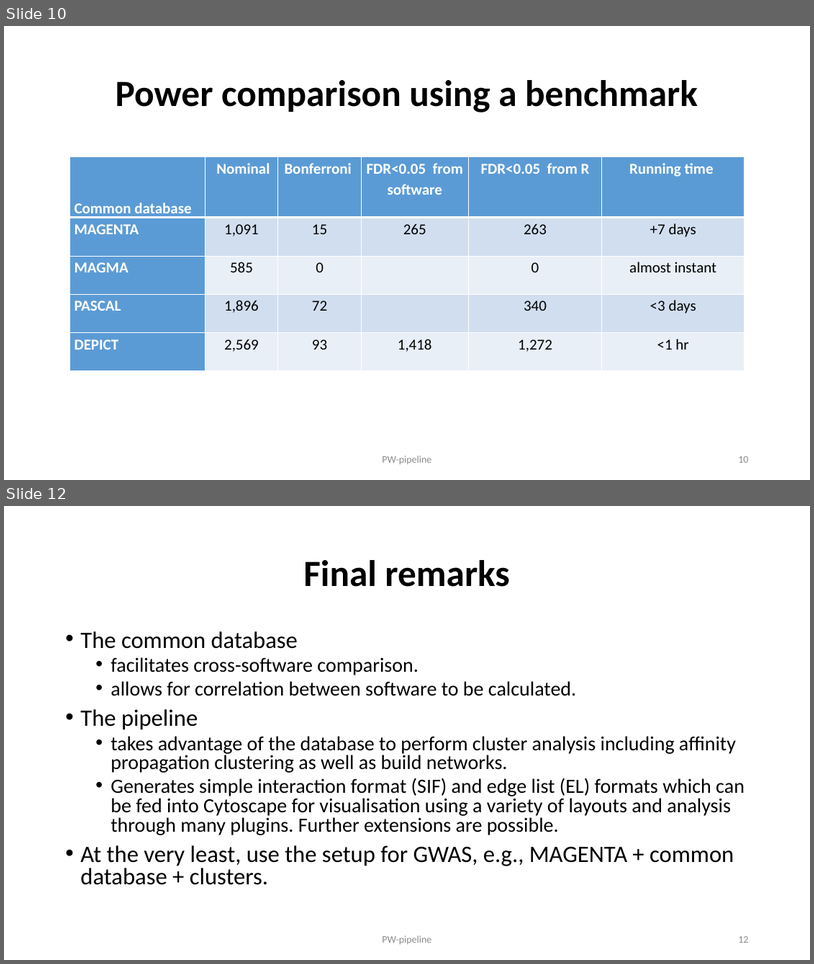
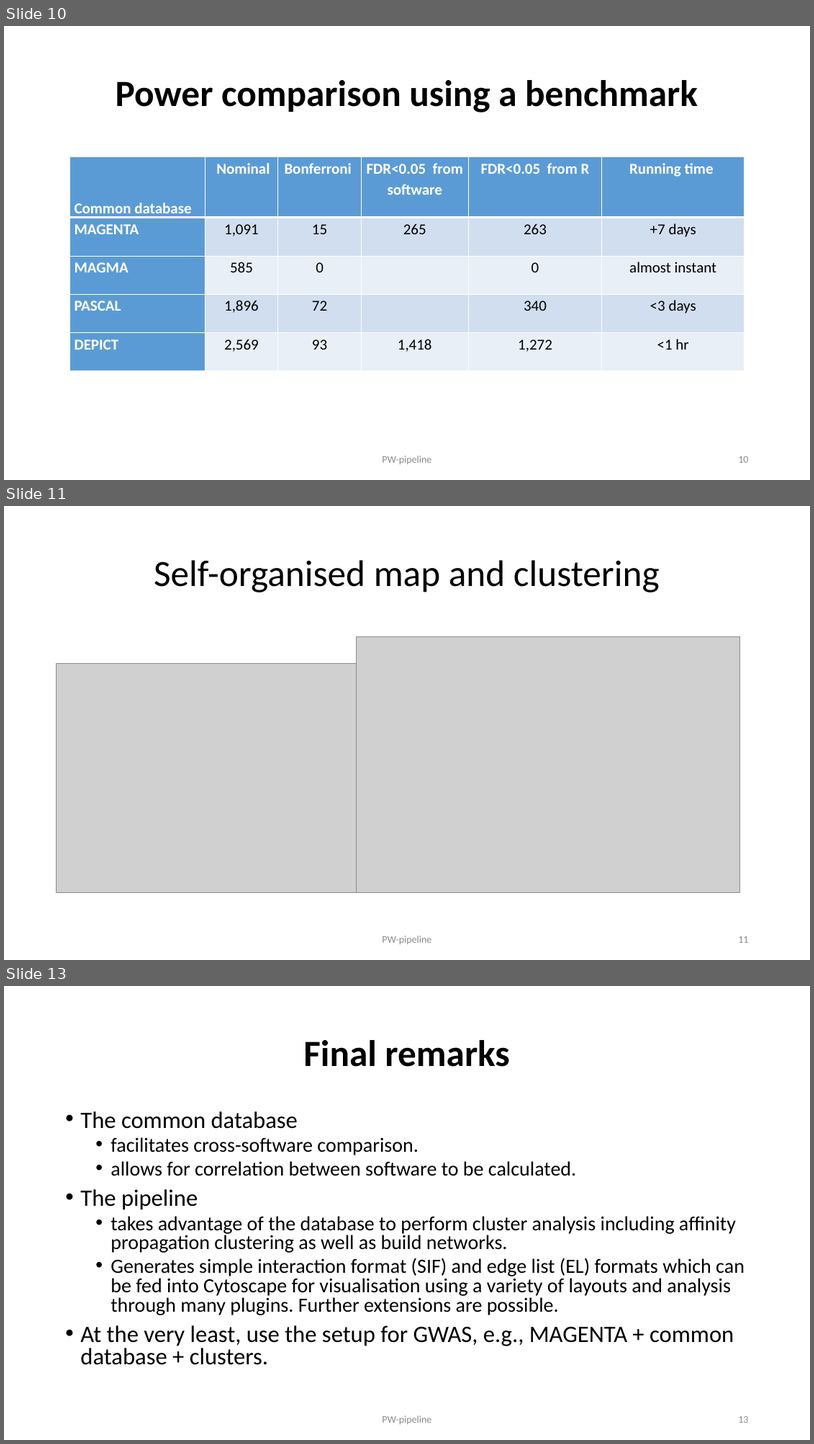
Before and after one commit to jinghuazhao/PW-pipeline, a slide deck: README.pptx. Shown one above the other, each under a label of ours: slides 10 and 12 before the commit, slides 10, 11 and 13 after it; the slides between them are not shown. The pictures are 814x964 and 814x1444 pixels, drawn with LibreOffice and Linux fonts; fonts in the diff are those of the drawing; grey boxes stand for pictures. Boxes give left, top, right and bottom in pixels: in the first picture for what was removed or moved away, otherwise in the second. Text is boxed around its words. In the diff, an @@ line names an element or a change of style, - is before the commit and + after.

```diff
--- a/README.pptx
+++ b/README.pptx
@@ slide 11 added at [4, 506, 810, 960], background #FFFFFF @@
@@ title added at [154, 560, 660, 592], 44 pt, text #000000 @@
+Self-organised map and clustering
@@ picture added at [357, 636, 741, 892] @@
@@ picture added at [56, 663, 369, 893] @@
@@ text added at [382, 935, 432, 944], 12 pt, text #8C8C8C @@
+PW-pipeline
@@ page number added at [738, 936, 748, 942], 12 pt, text #8C8C8C @@
+11
@@ what was slide 12 is now slide 13 @@
```
Also in this commit, not shown: 7 slides changed.
